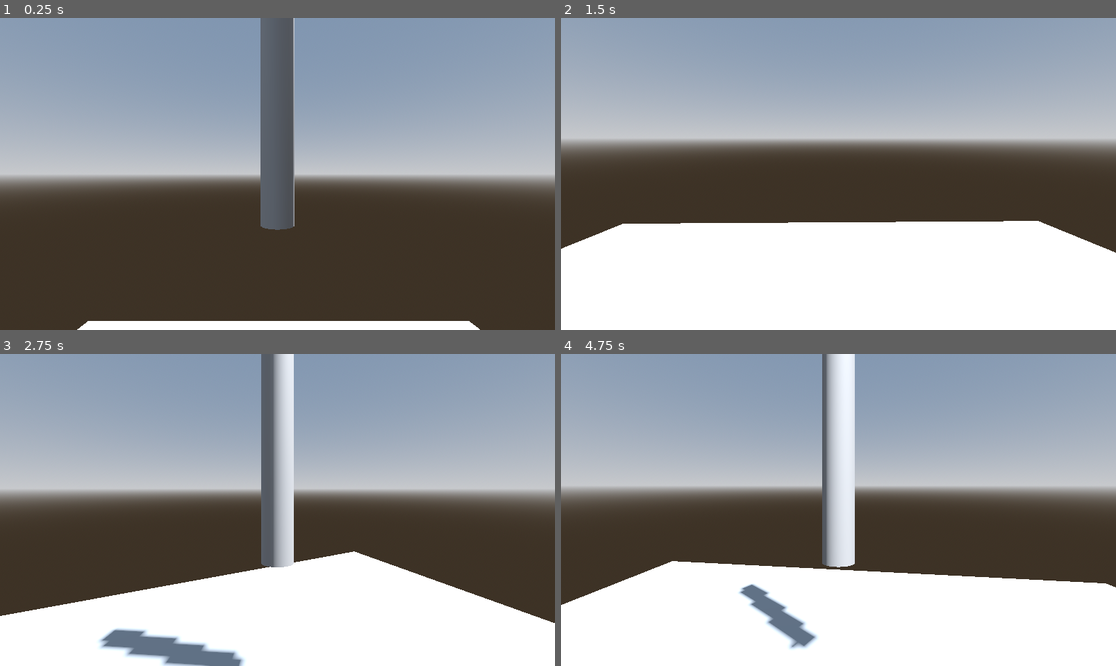
Above: before the commit, frames 1-4 (two rows, left to right).
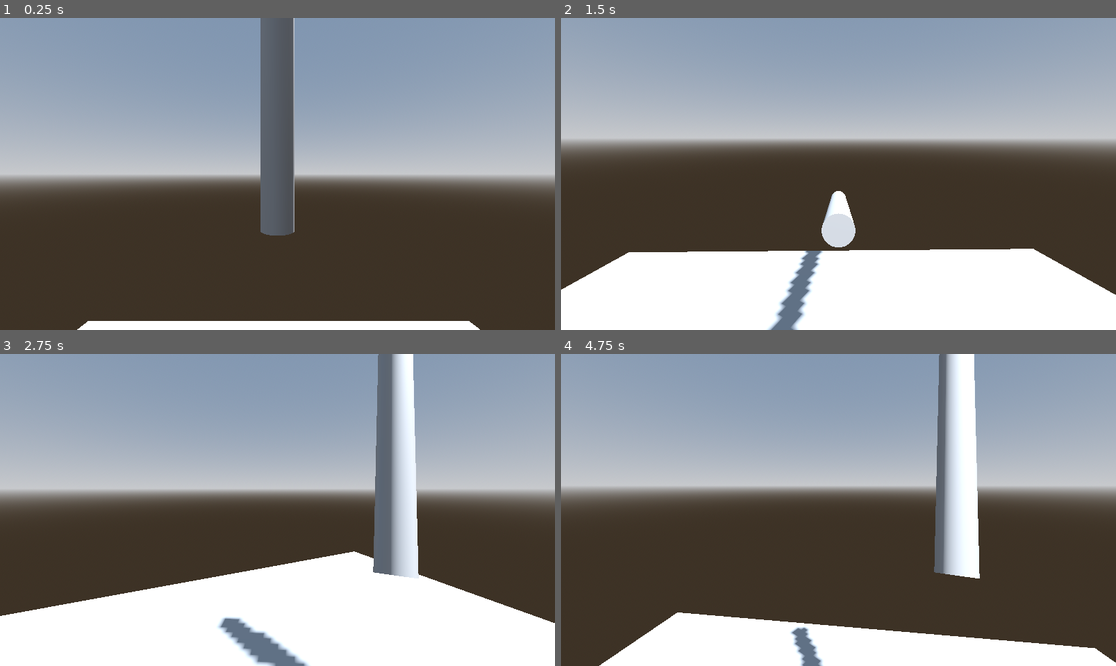
Above: after the commit, the same moments.

Repository: ARIELCHOLAKIANSAZ/El_Caballero_de_Retiro
Game: Godot game, scene res://escena_pruebas.tscn
Same seed, same stepped clock (60 frames per second), same inputs: the game is played once before the commit and once after it. The project has no main scene, so this scene is started directly.
Inputs (mouse positions are in pixels of both pictures, inside the frame that each line leads up to):
- Up to frame 1 (0.25 s): no input
- Up to frame 2 (1.5 s): tap Enter (ui_accept) at 0.5, 0.77, 1.25 s; move the mouse to (960, 158) at 0.52 s; hold Right (ui_right) 0.53-1.28 s; hold Space 0.53-1.28 s; click (960, 158) at 0.67 s; move the mouse to (810, 174) at 1.27 s; hold Up (ui_up) from 1.28 s (still down); tap Space at 1.35 s; click (810, 174) at 1.42 s
- Up to frame 3 (2.75 s): keep holding Up (ui_up); tap Enter (ui_accept) at 1.52 s; move the mouse to (288, 503) at 2.02 s; hold Space from 2.03 s (still down); click (288, 503) at 2.17 s
- Up to frame 4 (4.75 s): keep holding Up (ui_up); tap Enter (ui_accept) at 2.75, 3.02, 3.77, 4.25, 4.52 s; move the mouse to (832, 516) at 2.77 s; release Space at 2.78 s; tap Space at 2.85, 4.35 s; click (832, 516) at 2.92 s; move the mouse to (877, 513) at 3.52 s; hold Space 3.53-4.28 s; click (877, 513) at 3.67 s; move the mouse to (794, 506) at 4.27 s; click (794, 506) at 4.42 s

The runs differ from the first frame. In frame 1, 0.1% of the frame differs, in the area x 46-54%, y 66-70%; in frame 2, 11%; in frame 3, 12%; in frame 4, 29%, in the area x 0-100%, y 0-100%.
Error before the commit: Invalid access to property or key 'direction' on a base object of type 'CharacterBody3D'. (res://ElCaballero.gd:75)

Commit message:
Solved the issues left with the weapon
It now goes back to position normally

Diff:
--- a/ElCaballero.gd
+++ b/ElCaballero.gd
@@ -3,9 +3,9 @@
 
 @onready var camera = $Body/POV
 @onready var character = $Body
-@onready var weapon = $yPivot/xPivot/Weapon
-@onready var xpivot = $yPivot/xPivot
-@onready var ypivot = $yPivot
+@onready var weapon = $Body/POV/yPivot/xPivot/Weapon
+@onready var xpivot = $Body/POV/yPivot/xPivot
+@onready var ypivot = $Body/POV/yPivot
 const SPEED = 5.0
 const JUMP_VELOCITY = 4.5
 var rotation_speed : float = 0.005
@@ -21,42 +21,31 @@
 			xpivot.rotate_x(-event.relative.y * rotation_speed)
 			ypivot.rotate_y(-event.relative.x * rotation_speed)
 			xpivot.rotation.x = clamp(xpivot.rotation.x, deg_to_rad(-30),deg_to_rad(30))
-			ypivot.rotation.y = clamp(ypivot.rotation.y, deg_to_rad(get_min_max_y_from_dir(-50)),deg_to_rad(get_min_max_y_from_dir(+50)))
+			ypivot.rotation.y = clamp(ypivot.rotation.y, deg_to_rad(-50),deg_to_rad(50))
 		else:
 			camera.rotate_x(-event.relative.y * rotation_speed)
 			character.rotate_y(-event.relative.x * rotation_speed)
 
 			camera.rotation.x = clamp(camera.rotation.x, deg_to_rad(-90), deg_to_rad(90))
 
-func get_min_max_y_from_dir(min_mod):
-	if(min_mod + character.rotation.y < -PI):
-		return(PI+min_mod + character.rotation.y+PI)
-	elif(min_mod + character.rotation.y > PI):
-		return(-(PI-(min_mod+character.rotation.y-PI)))
-	else:
-		return(min_mod + character.rotation.y)
+
 # Get the gravity from the project settings to be synced with RigidBody nodes.
 var gravity = ProjectSettings.get_setting("physics/3d/default_gravity")
 
-func _process(delta):
+func _process(_delta):
 	if(Input.is_mouse_button_pressed(MOUSE_BUTTON_LEFT)):
 		if(is_using_weapon == false):
 			is_using_weapon = true
 			xpivot.rotation_degrees = Vector3(0,0,0)
 			ypivot.rotation_degrees = Vector3(0,0,0)
-			#weapon.rotation_degrees = Vector3(-90,0,0)
-
+			weapon.rotation_degrees = Vector3(-90,0,0)
 	else:
 		if(is_using_weapon == true):
 			is_using_weapon = false
 			xpivot.rotation_degrees = Vector3(0,0,0)
 			ypivot.rotation_degrees = Vector3(0,-30,0)
-			#weapon.rotation_degrees = Vector3(-15,0,0)
+			weapon.rotation_degrees = Vector3(-15,0,0)
 		is_using_weapon = false
-		ypivot.rotation = character.rotation
-		print(ypivot.rotation)
-		print(character.rotation)
-		xpivot.rotation = camera.rotation
 
 func _physics_process(delta):
 	# Add the gravity.
@@ -72,12 +61,11 @@
 	var input_dir = Input.get_vector("ui_left", "ui_right", "ui_up", "ui_down")
 	var direction = (transform.basis * Vector3(input_dir.x, 0, input_dir.y)).normalized()
 	if direction:
-		character.velocity.x = character.direction.x * SPEED
-		character.velocity.z = character.direction.z * SPEED
+		character.velocity.x = character.rotation.x * SPEED
+		character.velocity.z = character.rotation.z * SPEED
 	else:
 		character.velocity.x = move_toward(character.velocity.x, 0, SPEED)
 		character.velocity.z = move_toward(character.velocity.z, 0, SPEED)
 
-	ypivot.position = character.position
 
 	character.move_and_slide()
--- a/ElCaballero.tscn
+++ b/ElCaballero.tscn
@@ -19,26 +19,28 @@
 [node name="POV" type="Camera3D" parent="Body"]
 transform = Transform3D(1, 0, 0, 0, 1, 0, 0, 0, 1, 0, 0.417109, 0)
 
+[node name="yPivot" type="Node3D" parent="Body/POV"]
+transform = Transform3D(1, 0, 0, 0, 1, 0, 0, 0, 1, 0, -0.417109, 0)
+rotation_order = 0
+
+[node name="xPivot" type="Node3D" parent="Body/POV/yPivot"]
+
+[node name="Weapon" type="AnimatableBody3D" parent="Body/POV/yPivot/xPivot"]
+transform = Transform3D(1, 0, 0, 0, 1, 0, 0, 0, 1, 0, 0, -1.5)
+collision_layer = 0
+collision_mask = 0
+sync_to_physics = false
+
+[node name="CollisionShape3D" type="CollisionShape3D" parent="Body/POV/yPivot/xPivot/Weapon"]
+transform = Transform3D(1, 0, 0, 0, 1, 0, 0, 0, 1, 0, 1, 0)
+shape = SubResource("CylinderShape3D_tq6w8")
+
+[node name="MeshInstance3D" type="MeshInstance3D" parent="Body/POV/yPivot/xPivot/Weapon"]
+transform = Transform3D(0.25, 0, 0, 0, 1, 0, 0, 0, 0.25, 0, 1, 0)
+mesh = SubResource("CylinderMesh_i1ysa")
+
 [node name="MeshInstance3D" type="MeshInstance3D" parent="Body"]
 mesh = SubResource("CapsuleMesh_7nlpk")
 
 [node name="CollisionShape3D" type="CollisionShape3D" parent="Body"]
 shape = SubResource("CapsuleShape3D_xkwdc")
-
-[node name="yPivot" type="Node3D" parent="."]
-rotation_order = 0
-
-[node name="xPivot" type="Node3D" parent="yPivot"]
-
-[node name="Weapon" type="AnimatableBody3D" parent="yPivot/xPivot"]
-transform = Transform3D(1, 0, 0, 0, 1, 0, 0, 0, 1, 0, 0, -1.5)
-collision_layer = 0
-collision_mask = 0
-
-[node name="CollisionShape3D" type="CollisionShape3D" parent="yPivot/xPivot/Weapon"]
-transform = Transform3D(1, 0, 0, 0, 1, 0, 0, 0, 1, 0, 1, 0)
-shape = SubResource("CylinderShape3D_tq6w8")
-
-[node name="MeshInstance3D" type="MeshInstance3D" parent="yPivot/xPivot/Weapon"]
-transform = Transform3D(0.25, 0, 0, 0, 1, 0, 0, 0, 0.25, 0, 1, 0)
-mesh = SubResource("CylinderMesh_i1ysa")
Not shown: 1 places in ElCaballero.tscn that only renumber resources
